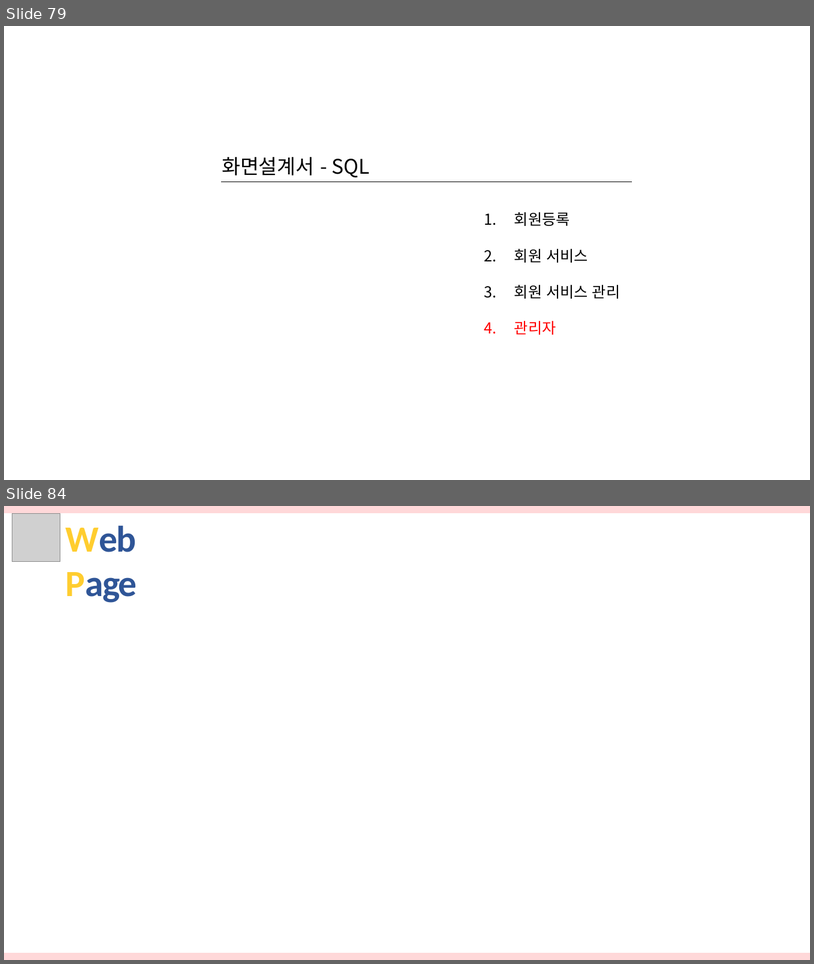
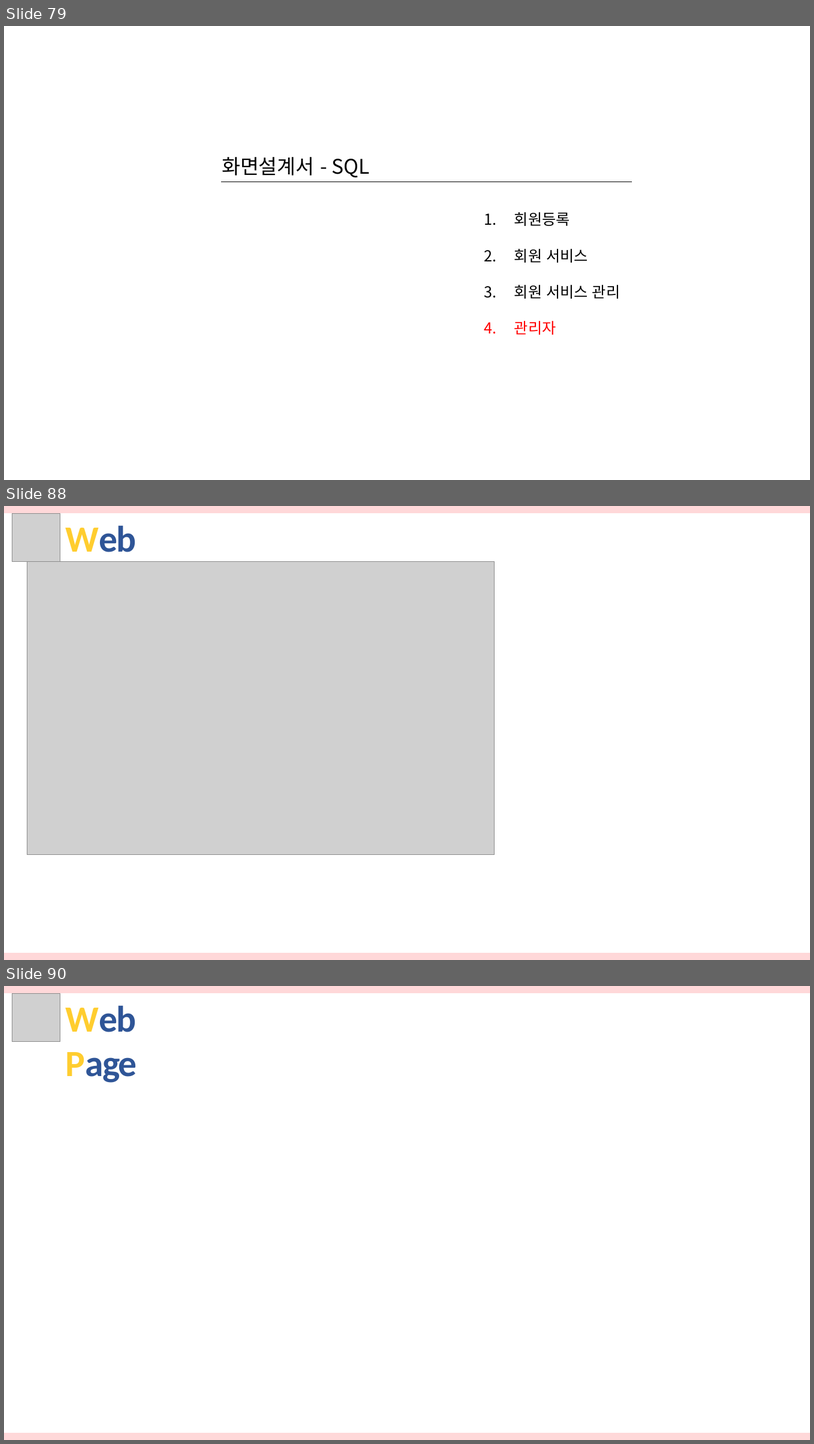
Before and after one commit to hhsw07/ezen-academy-projects, a slide deck: 발표자료/cmk/반려동물관리서비스.pptx. Shown one above the other, each under a label of ours: slides 79 and 84 before the commit, slides 79, 88 and 90 after it; the slides between them are not shown. The pictures are 814x964 and 814x1444 pixels, drawn with LibreOffice and Linux fonts; fonts in the diff are those of the drawing; grey boxes stand for pictures. Boxes give left, top, right and bottom in pixels: in the first picture for what was removed or moved away, otherwise in the second. Text is boxed around its words. In the diff, an @@ line names an element or a change of style, - is before the commit and + after.

```diff
--- a/발표자료/cmk/반려동물관리서비스.pptx
+++ b/발표자료/cmk/반려동물관리서비스.pptx
@@ slide 88 added at [4, 506, 810, 960], background #FFFFFF @@
@@ rectangle added at [4, 506, 810, 513], fill #FFD8D9 @@
@@ picture added at [12, 514, 60, 562] @@
@@ text added at [66, 525, 137, 606], 44 pt, text #2F5597, bold @@
+Web Page
@@ picture added at [27, 562, 495, 855] @@
@@ rectangle added at [4, 952, 810, 960], fill #FFD8D9 @@
@@ what was slide 84 is now slide 90 @@
```
Also in this commit, not shown: 2 slides changed, 5 other slides added.
